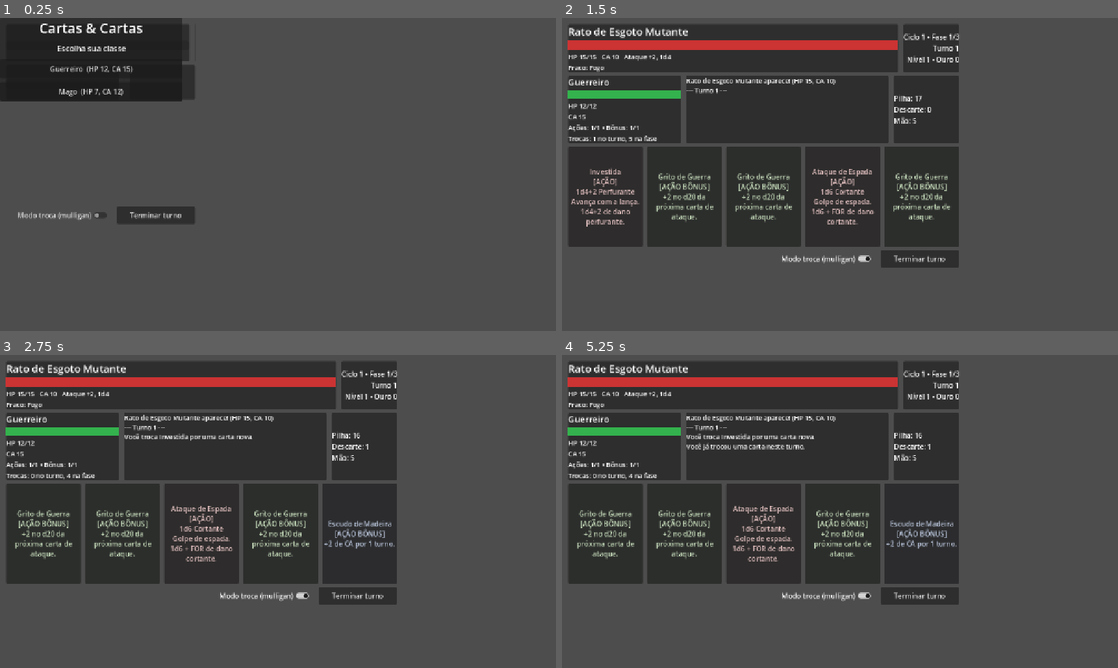
Above: before the commit, frames 1-4 (two rows, left to right).
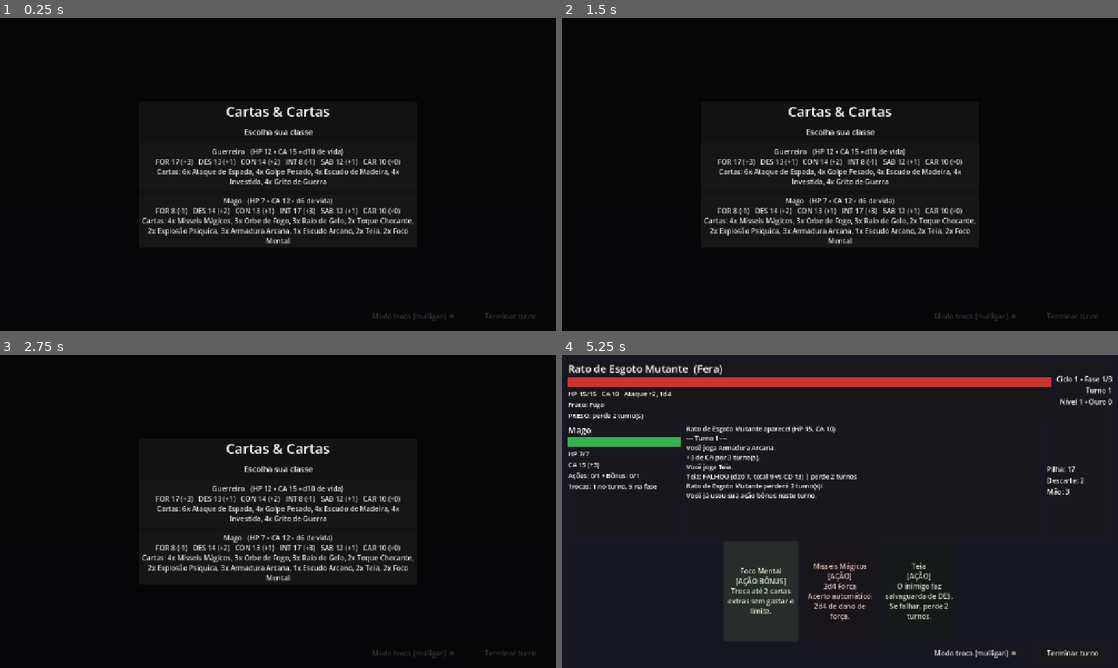
Above: after the commit, the same moments.

Repository: Pedrogus/Cartas-Cartas
Game: Godot game, scene res://scenes/main.tscn
The game is run twice, just before and just after one commit, with the same random seed, the same clock (stepped at 60 frames per second) and the same inputs.
Inputs (mouse positions are in pixels of both pictures, inside the frame that each line leads up to):
- Up to frame 1 (0.25 s): no input
- Up to frame 2 (1.5 s): click "Modo troca (mulligan)" at 0.5 s; click (650, 68) at 1.25 s, where only the run before the commit has a clickable "Guerreiro (HP 12, CA 15)"
- Up to frame 3 (2.75 s): click (44, 533) at 2 s, where only the run before the commit has a clickable "Investida [AÇÃO] 1d4+2 Perfur…"
- Up to frame 4 (5.25 s): click (762, 533) at 2.75 s, where only the run before the commit has a clickable "Ataque de Espada [AÇÃO] 1d6 C…"; click (684, 589) at 3.5 s, where only the run after the commit has a clickable "Armadura Arcana [AÇÃO BÔNUS] …"; click (723, 589) at 4.25 s, where only the run after the commit has a clickable "Teia [AÇÃO] O inimigo faz sal…"; click (762, 589) at 5 s, where only the run after the commit has a clickable "Foco Mental [AÇÃO BÔNUS] Troc…"

The runs differ from the first frame. In frame 1, 96% of the frame differs, in the area x 0-100%, y 0-100%; in frame 2, 90%; in frame 3, 90%; in frame 4, 61%.

Commit message:
UI Fixa

Diff:
--- /dev/null
+++ b/data/cartas/guerreiro/Segundo_folego.tres
@@ -0,0 +1,7 @@
+[gd_resource type="Resource" script_class="CardData" format=3 uid="uid://dkovksncidesi"]
+
+[ext_resource type="Script" uid="uid://utuhllcodric" path="res://scripts/dados/card_data.gd" id="1_pidxj"]
+
+[resource]
+script = ExtResource("1_pidxj")
+metadata/_custom_type_script = "uid://utuhllcodric"
--- a/data/cartas/guerreiro/golpe_pesado.tres
+++ b/data/cartas/guerreiro/golpe_pesado.tres
@@ -12,5 +12,5 @@
 qtd_dados = 1
 faces_dado = 10
 soma_atributo_no_dano = true
-penalidade_acerto = 2
+penalidade_acerto = 1
 metadata/_custom_type_script = "uid://utuhllcodric"
--- a/data/cartas/mago/explosao_psiquica.tres
+++ b/data/cartas/mago/explosao_psiquica.tres
@@ -13,6 +13,6 @@
 qtd_dados = 2
 faces_dado = 8
 atributo_usado = 3
-penalidade_acerto = 2
+penalidade_acerto = 1
 nivel_magia = 1
 metadata/_custom_type_script = "uid://utuhllcodric"
--- a/data/classes/guerreiro.tres
+++ b/data/classes/guerreiro.tres
@@ -11,7 +11,7 @@
 
 [sub_resource type="Resource" id="Resource_stats"]
 script = ExtResource("2_stats")
-forca = 15
+forca = 17
 destreza = 13
 constituicao = 14
 inteligencia = 8
--- a/data/classes/mago.tres
+++ b/data/classes/mago.tres
@@ -18,7 +18,7 @@
 forca = 8
 destreza = 14
 constituicao = 13
-inteligencia = 15
+inteligencia = 17
 sabedoria = 12
 hp_max = 7
 ca = 12
--- a/data/inimigos/cultista_sombras.tres
+++ b/data/inimigos/cultista_sombras.tres
@@ -14,6 +14,7 @@
 script = ExtResource("1_enemy")
 id = "cultista_sombras"
 nome = "Cultista das Sombras"
+tipo_criatura = 0
 descricao = "Chefe do ciclo 1. Canaliza energia sombria."
 eh_chefe = true
 stats = SubResource("Resource_stats")
--- a/data/inimigos/esqueleto_guardiao.tres
+++ b/data/inimigos/esqueleto_guardiao.tres
@@ -14,6 +14,7 @@
 script = ExtResource("1_enemy")
 id = "esqueleto_guardiao"
 nome = "Esqueleto Guardião"
+tipo_criatura = 6
 descricao = "Fase 2. Ossos resistentes a lâminas, frágil a golpes pesados."
 stats = SubResource("Resource_stats")
 bonus_ataque = 3
--- a/data/inimigos/rato_esgoto.tres
+++ b/data/inimigos/rato_esgoto.tres
@@ -14,6 +14,7 @@
 script = ExtResource("1_enemy")
 id = "rato_esgoto"
 nome = "Rato de Esgoto Mutante"
+tipo_criatura = 4
 descricao = "Fase 1. Rápido e fraco, mas teme o fogo."
 stats = SubResource("Resource_stats")
 bonus_ataque = 2
--- a/scripts/dados/enemy_data.gd
+++ b/scripts/dados/enemy_data.gd
@@ -8,6 +8,7 @@
 @export var nome: String = ""
 @export_multiline var descricao: String = ""
 @export var arte: Texture2D
+@export var tipo_criatura: Enums.TipoCriatura = Enums.TipoCriatura.HUMANOIDE
 @export var eh_chefe: bool = false  # chefe faz salvaguarda com vantagem (Teia)
 
 @export_group("Números")
--- a/scripts/globais/enums.gd
+++ b/scripts/globais/enums.gd
@@ -60,6 +60,18 @@
 	ACAO_BONUS,
 }
 
+## Tipo de criatura do inimigo (usado depois por cartas/Arcanos que dão bônus contra um tipo).
+## REGRA: valores novos entram SEMPRE no FINAL.
+enum TipoCriatura {
+	HUMANOIDE,
+	MONSTRUOSIDADE,
+	INFERNAL,
+	FERRICO,
+	FERA,
+	CONSTRUCTO,
+	MORTO_VIVO,
+}
+
 ## Físico ou Mágico? (usado depois no cálculo de tier e de resistência)
 static func eh_fisico(tipo: TipoDano) -> bool:
 	return tipo == TipoDano.CORTANTE \
--- a/scripts/interface/combate_ui.gd
+++ b/scripts/interface/combate_ui.gd
@@ -31,6 +31,11 @@
 
 
 func _ready() -> void:
+	# Este Control fica dentro de um Node2D (sem layout pai): sem tamanho fixo ele encolhe
+	# junto com o conteúdo (ex.: mão vazia). Fixa no tamanho da janela.
+	var tela := get_viewport_rect().size
+	custom_minimum_size = tela
+	size = tela
 	_construir()
 	_mostrar_selecao_classe()
 
@@ -103,7 +108,7 @@
 	# mão
 	_mao = HBoxContainer.new()
 	_mao.alignment = BoxContainer.ALIGNMENT_CENTER
-	_mao.custom_minimum_size = Vector2(0, 230)
+	_mao.custom_minimum_size = Vector2(5 * 172 + 4 * 10, 230)  # reserva o espaço de 5 cartas
 	_mao.add_theme_constant_override("separation", 10)
 	raiz.add_child(_mao)
 
@@ -134,7 +139,7 @@
 	_overlay.add_child(centro)
 	var caixa := VBoxContainer.new()
 	caixa.add_theme_constant_override("separation", 12)
-	caixa.custom_minimum_size = Vector2(420, 0)
+	caixa.custom_minimum_size = Vector2(640, 0)
 	_overlay_titulo = _novo_label(32)
 	_overlay_titulo.horizontal_alignment = HORIZONTAL_ALIGNMENT_CENTER
 	_overlay_texto = _novo_label(18)
@@ -180,10 +185,24 @@
 	for c in GameManager.CLASSES:
 		var dados: ClassData = GameManager.CLASSES[c]
 		opcoes.append({
-			"texto": "%s  (HP %d, CA %d)" % [dados.nome, dados.stats.hp_max, dados.stats.ca],
+			"texto": _texto_classe(dados),
 			"acao": _ao_escolher_classe.bind(c),
 		})
 	_mostrar_overlay("Cartas & Cartas", "Escolha sua classe", opcoes)
+
+
+func _texto_classe(dados: ClassData) -> String:
+	var s := dados.stats
+	var texto := "%s   (HP %d • CA %d • d%d de vida)\n" % [dados.nome, s.hp_max, s.ca, dados.dado_vida]
+	var attrs := ""
+	for a in Enums.Atributo.values():
+		var mod := s.modificador(a)
+		attrs += "%s %d (%s)   " % [Enums.Atributo.keys()[a], s.valor_atributo(a), ("+%d" % mod) if mod >= 0 else str(mod)]
+	texto += attrs.strip_edges() + "\nCartas: "
+	var lista: Array[String] = []
+	for carta in dados.cartas:
+		lista.append("%dx %s" % [carta.copias_iniciais, carta.nome])
+	return texto + ", ".join(lista)
 
 
 func _ao_escolher_classe(classe: Enums.Classe) -> void:
@@ -236,7 +255,8 @@
 	for op in opcoes:
 		var b := Button.new()
 		b.text = op["texto"]
-		b.custom_minimum_size = Vector2(0, 44)
+		b.autowrap_mode = TextServer.AUTOWRAP_WORD_SMART
+		b.custom_minimum_size = Vector2(0, 44 if opcoes.size() == 1 else 110)
 		b.pressed.connect(op["acao"])
 		_overlay_botoes.add_child(b)
 	_overlay.show()
@@ -249,7 +269,8 @@
 		return
 	var ini := _cm.inimigo
 	var ini_stats := _cm.inimigo_stats
-	_lbl_inimigo_nome.text = ini.nome + ("  [CHEFE]" if ini.eh_chefe else "")
+	_lbl_inimigo_nome.text = ini.nome + "  (" + Enums.TipoCriatura.keys()[ini.tipo_criatura].capitalize().replace("_", " ") + ")" \
+		+ ("  [CHEFE]" if ini.eh_chefe else "")
 	_barra_inimigo.max_value = ini_stats.hp_max
 	_barra_inimigo.value = ini_stats.hp_atual
 	var info := "HP %d/%d   CA %d   Ataque +%d, %dd%d" % [ini_stats.hp_atual, ini_stats.hp_max,
